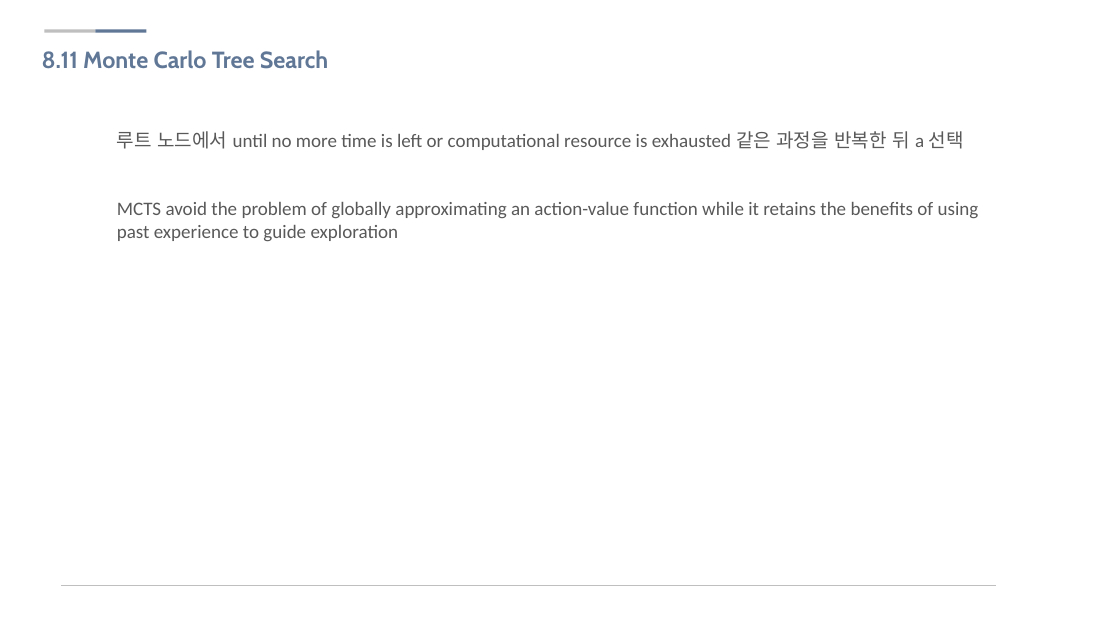
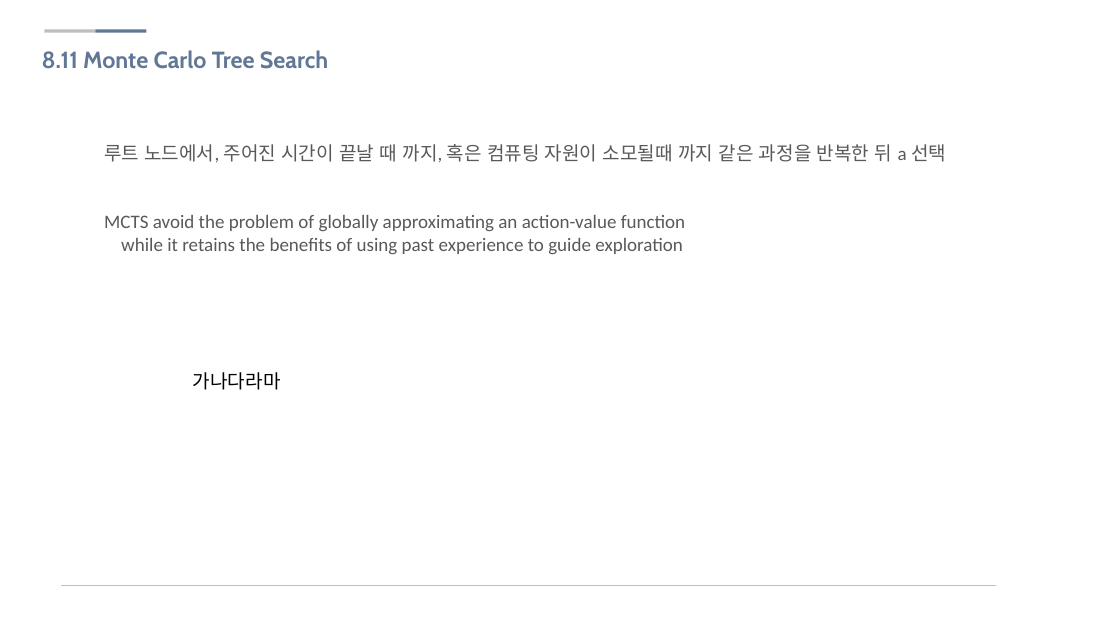
Before and after one commit to sjsong08/IDEALab_study, a slide deck: slide 25 of Reinforcement Learning/RL 08.pptx. Drawn at 1120x630 pixels with LibreOffice and Linux fonts; fonts in the diff are those of the drawing; background and template pictures are left out. Boxes give left, top, right and bottom in pixels: in the first picture for what was removed or moved away, otherwise in the second. Text is boxed around its words. In the diff, an @@ line names an element or a change of style, - is before the commit and + after.

```diff
--- a/Reinforcement Learning/RL 08.pptx
+++ b/Reinforcement Learning/RL 08.pptx
@@ text "루트 노드에서, 주어진 시간이 끝날 ...": place and size @@
-text "루트 노드에서, 주어진 시간이 끝날 ..." at [117,131,979,241]
+text "루트 노드에서, 주어진 시간이 끝날 ..." at [104,144,946,254]
@@ text at [104,144,946,162]: text changed @@
-루트 노드에서 until no more time is left or computational resource is exhausted 같은 과정을 반복한 뒤 a 선택
+루트 노드에서, 주어진 시간이 끝날 때 까지, 혹은 컴퓨팅 자원이 소모될때 까지 같은 과정을 반복한 뒤 a 선택
@@ text added at [193,372,281,390], 18 pt, text #000000 @@
+가나다라마
```
Also in this commit, not shown: 9 other slides changed, 12 slides removed, 2 other files.
